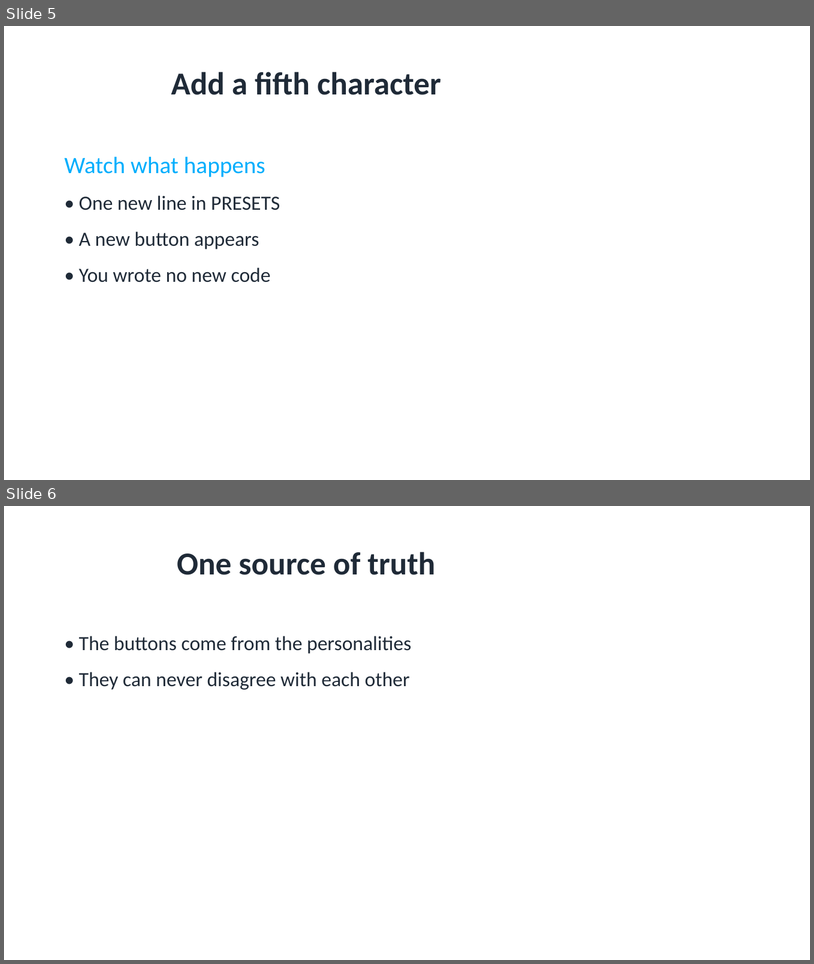
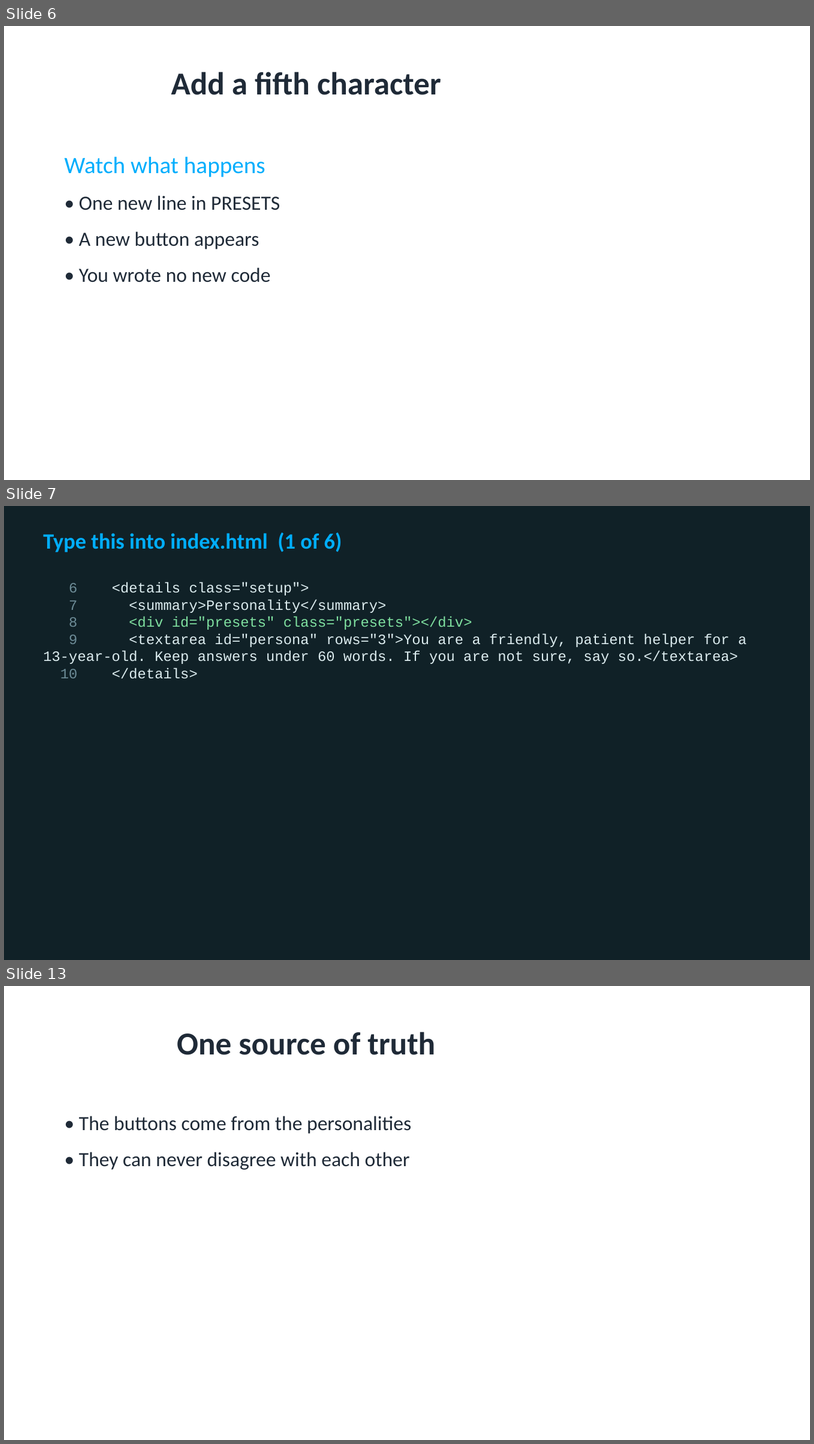
Before and after one commit to utgapps/utgapps.github.io, a slide deck: ai101/slides/week-13.pptx. Shown one above the other, each under a label of ours: slides 5 and 6 before the commit, slides 6, 7 and 13 after it; the slides between them are not shown. The pictures are 814x964 and 814x1444 pixels, drawn with LibreOffice and Linux fonts; fonts in the diff are those of the drawing. Boxes give left, top, right and bottom in pixels: in the first picture for what was removed or moved away, otherwise in the second. Text is boxed around its words. In the diff, an @@ line names an element or a change of style, - is before the commit and + after.

```diff
--- a/ai101/slides/week-13.pptx
+++ b/ai101/slides/week-13.pptx
@@ slide 7 added at (4,506,810,960), background #102127 @@
@@ text added at (43,532,342,552), 26 pt, text #01AEFD, bold @@
+Type this into index.html (1 of 6)
@@ text added at (43,582,747,679), 17 pt, text #DCECEF @@
+6 <details class="setup">
+7 <summary>Personality</summary>
+8 <div id="presets" class="presets"></div>
+9 <textarea id="persona" rows="3">You are a friendly, patient helper for a 13-year-old. Keep answers under 60 words. If you are not sure, say so.</textarea>
+10 </details>
@@ what was slide 5 is now slide 6 @@
@@ what was slide 6 is now slide 13 @@
```
Also in this commit, not shown: 6 other slides added, 34 other files.
